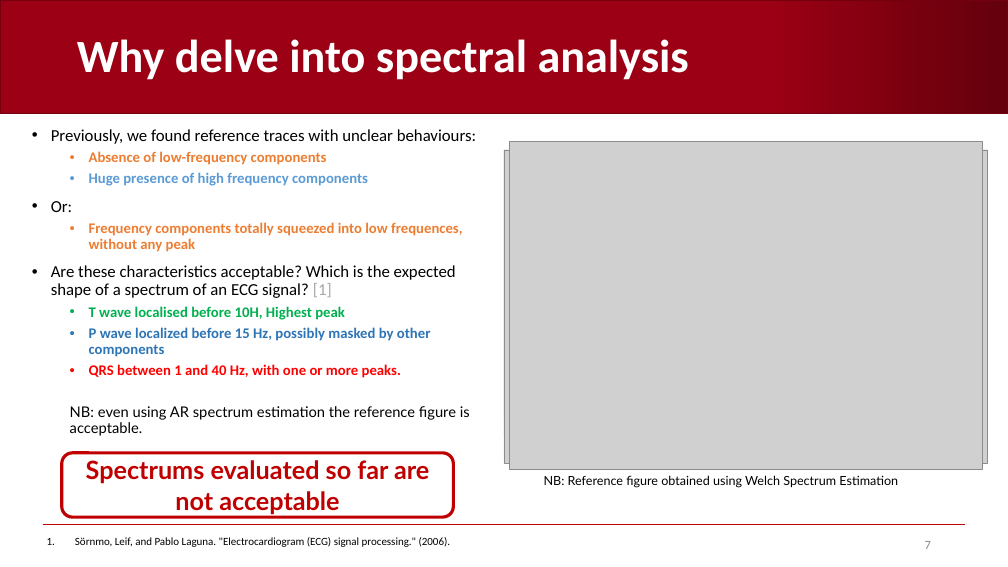
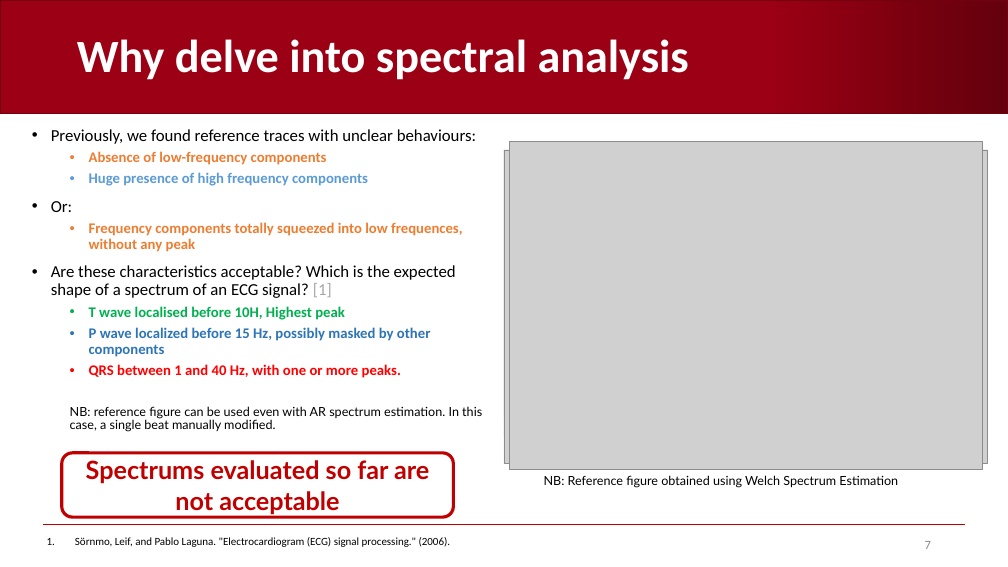
Before and after one commit to AndreaCorrado00/Tesi_magistrale_Corrado_Andrea, a slide deck: slide 7 of Documentation/3. in-depth spectrum analysis.pptx. Drawn at 1008x567 pixels with LibreOffice and Linux fonts; fonts in the diff are those of the drawing; grey boxes stand for pictures; background and template pictures are left out. Boxes give left, top, right and bottom in pixels: in the first picture for what was removed or moved away, otherwise in the second. Text is boxed around its words. In the diff, an @@ line names an element or a change of style, - is before the commit and + after.

```diff
--- a/Documentation/3. in-depth spectrum analysis.pptx
+++ b/Documentation/3. in-depth spectrum analysis.pptx
@@ text at [70, 406, 482, 432]: text changed; size 14 to 12 pt @@
-  NB: even using AR spectrum estimation the reference figure is acceptable.
+  NB: reference figure can be used even with AR spectrum estimation. In this case, a single beat manually modified.
```
Also in this commit, not shown: 7 other slides changed, 6 slides added, 7 slides removed, 4 other files.
